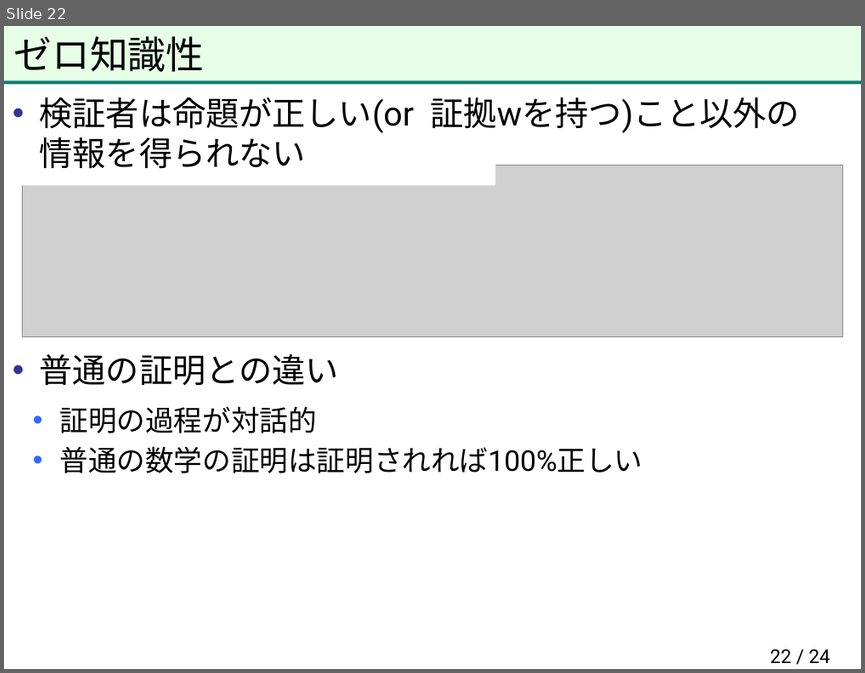
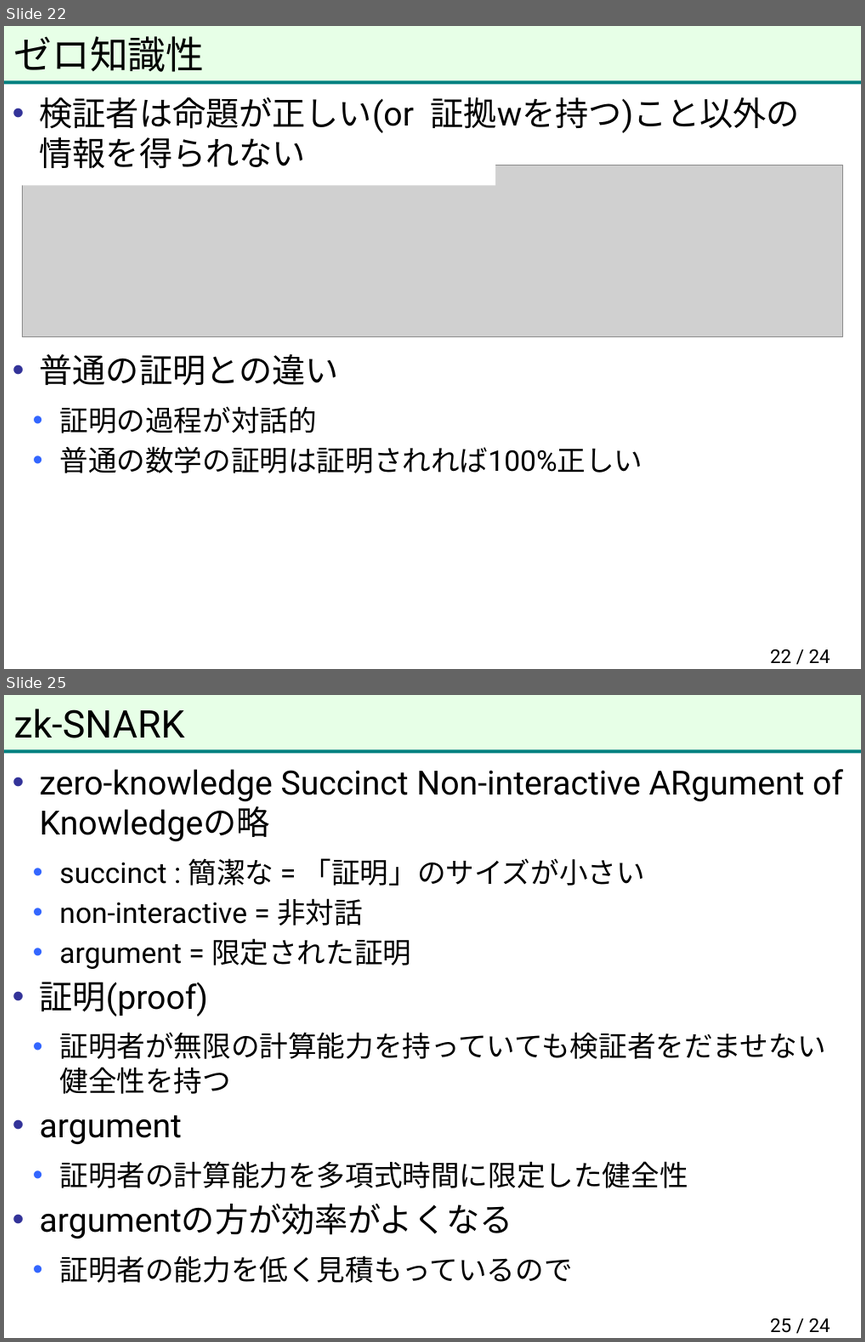
Before and after one commit to herumi/anninbon, a slide deck: lec/anninbon11.pptx. Shown one above the other, each under a label of ours: slide 22 before the commit, slides 22 and 25 after it; the slides between them are not shown. The pictures are 865x673 and 865x1342 pixels, drawn with LibreOffice and Linux fonts; fonts in the diff are those of the drawing; grey boxes stand for pictures; background and template pictures are left out. Boxes give left, top, right and bottom in pixels: in the first picture for what was removed or moved away, otherwise in the second. Text is boxed around its words. In the diff, an @@ line names an element or a change of style, - is before the commit and + after.

```diff
--- a/lec/anninbon11.pptx
+++ b/lec/anninbon11.pptx
@@ slide 25 added at (4, 695, 861, 1338), background #FFFFFF; not listed: 2 template elements that a slide beside it also shows @@
@@ title added at (14, 709, 185, 738), 32 pt, text #000000 @@
+zk-SNARK
@@ text added at (40, 769, 843, 1282), 24 pt, text #000000 @@
+• zero-knowledge Succinct Non-interactive ARgument of Knowledgeの略
+  • succinct : 簡潔な = 「証明」のサイズが小さい
+  • non-interactive = 非対話
+  • argument = 限定された証明
+• 証明(proof)
+  • 証明者が無限の計算能力を持っていても検証者をだませない
+    健全性を持つ
+• argument
+  • 証明者の計算能力を多項式時間に限定した健全性
+• argumentの方が効率がよくなる
+  • 証明者の能力を低く見積もっているので
@@ page number added at (770, 1318, 830, 1333), 16 pt, text #000000 @@
+25 / 24
```
Also in this commit, not shown: 1 slide changed, 2 other slides added.
